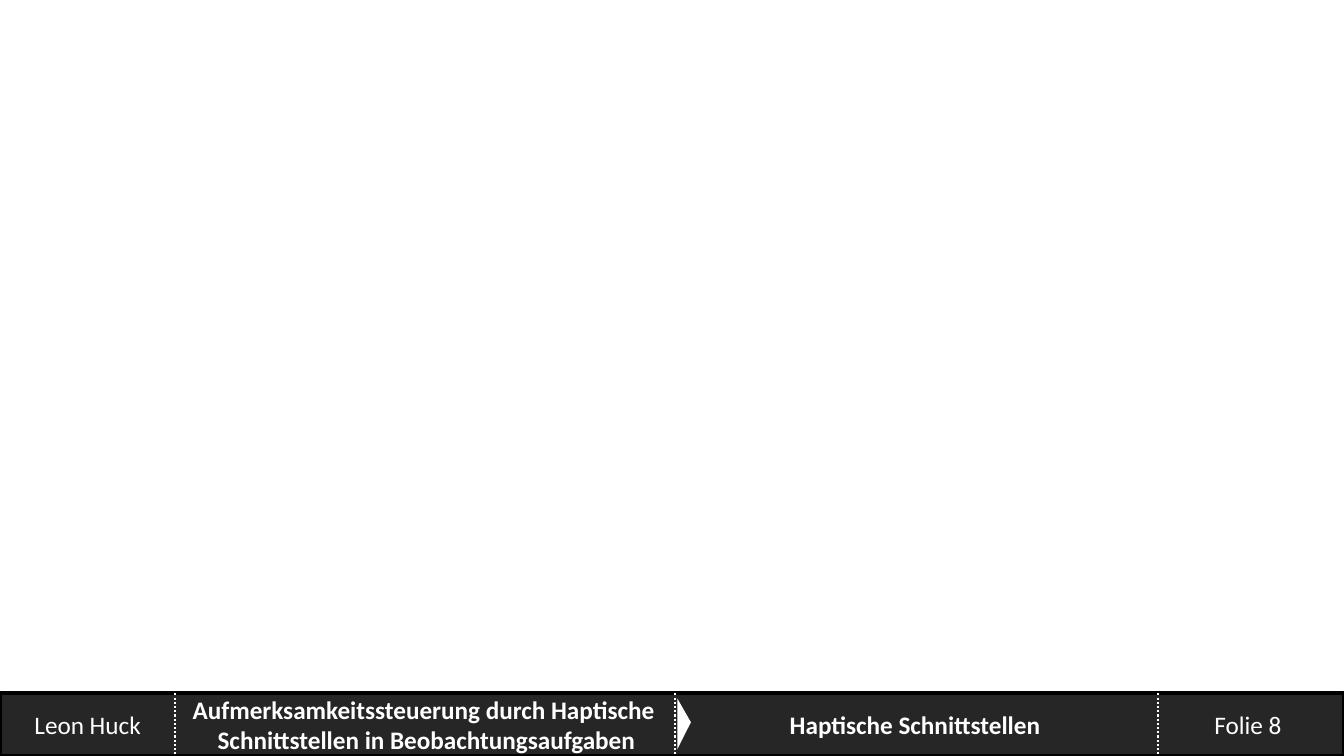
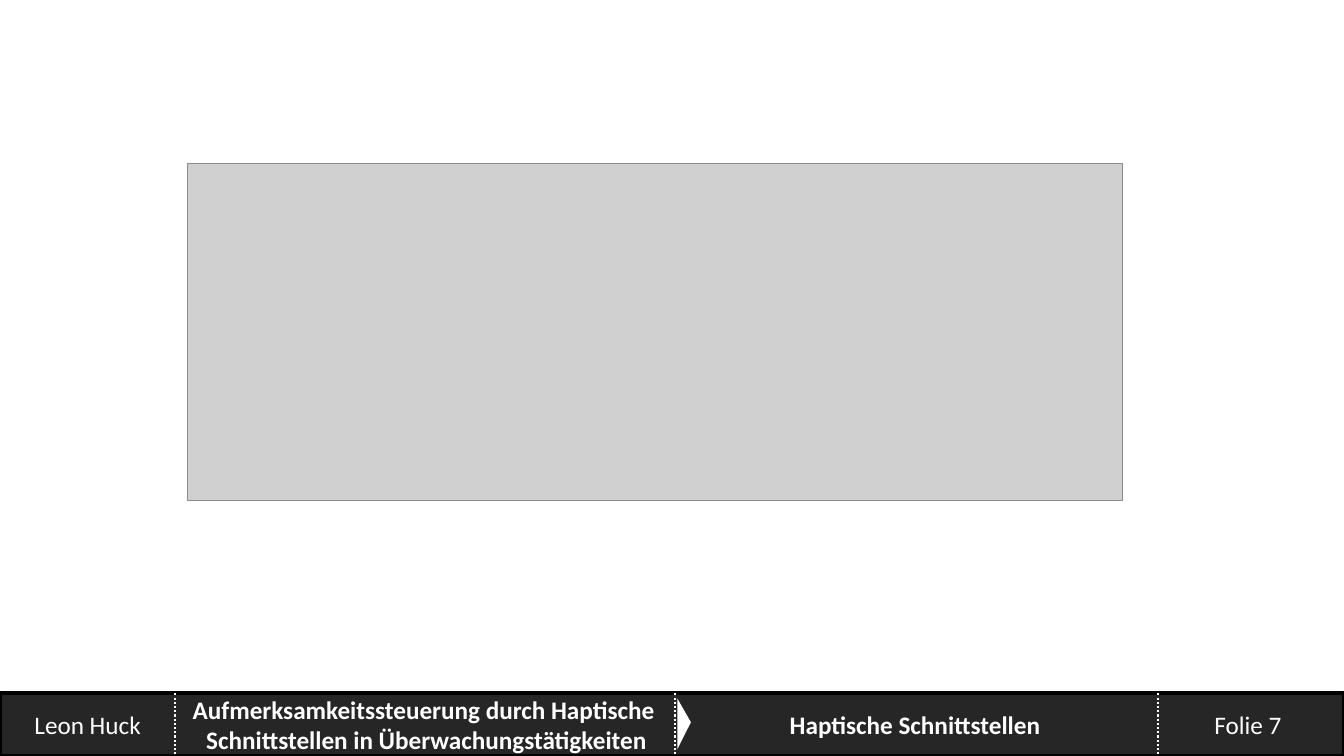
Before and after one commit to SaturnnrutaS/Proseminar-Mobile-Computing, a slide deck: slide 7 of 3 - Präsentation/Proseminar - Arbeitspräsentation.pptx (slide 8 before the commit). Drawn at 1344x756 pixels with LibreOffice and Linux fonts; fonts in the diff are those of the drawing; grey boxes stand for pictures; background and template pictures are left out. Boxes give left, top, right and bottom in pixels: in the first picture for what was removed or moved away, otherwise in the second. Text is boxed around its words. In the diff, an @@ line names an element or a change of style, - is before the commit and + after.

```diff
--- a/3 - Präsentation/Proseminar - Arbeitspräsentation.pptx
+++ b/3 - Präsentation/Proseminar - Arbeitspräsentation.pptx
@@ picture added at (x1=188, y1=163, x2=1122, y2=500) @@
@@ text in rectangle at (x1=193, y1=701, x2=654, y2=754): text changed @@
-Aufmerksamkeitssteuerung durch Haptische
-Schnittstellen in Beobachtungsaufgaben
+Aufmerksamkeitssteuerung durch Haptische
+Schnittstellen in Überwachungstätigkeiten
@@ page number at (x1=1214, y1=716, x2=1282, y2=734): text changed @@
-Folie 8
+Folie 7
```
Also in this commit, not shown: 8 other slides changed, 29 slides added, 5 slides removed, 10 other files.
